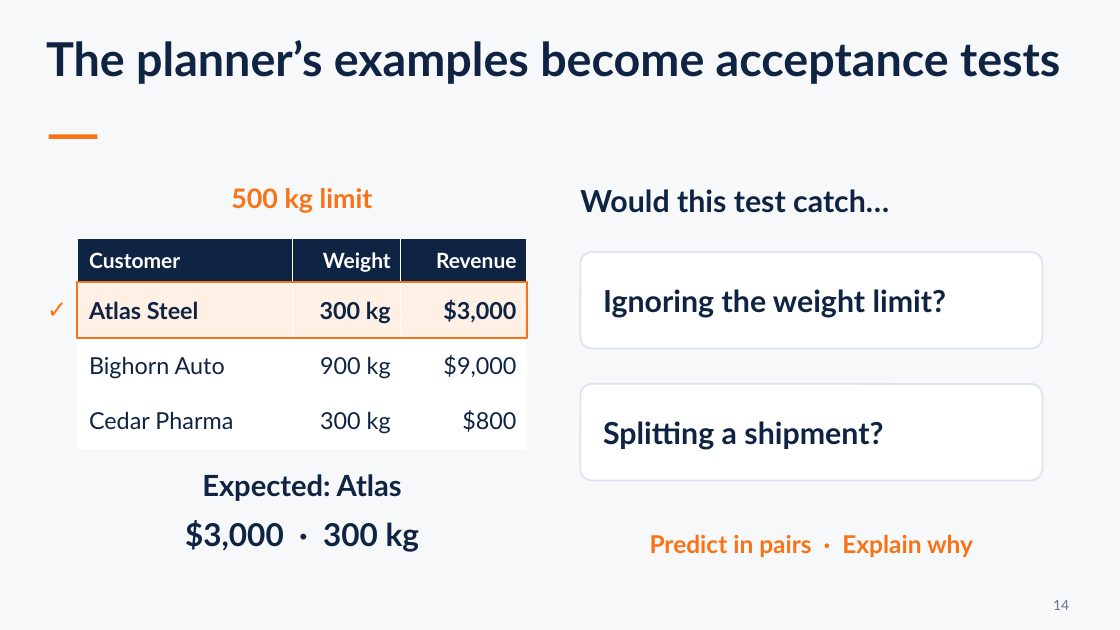
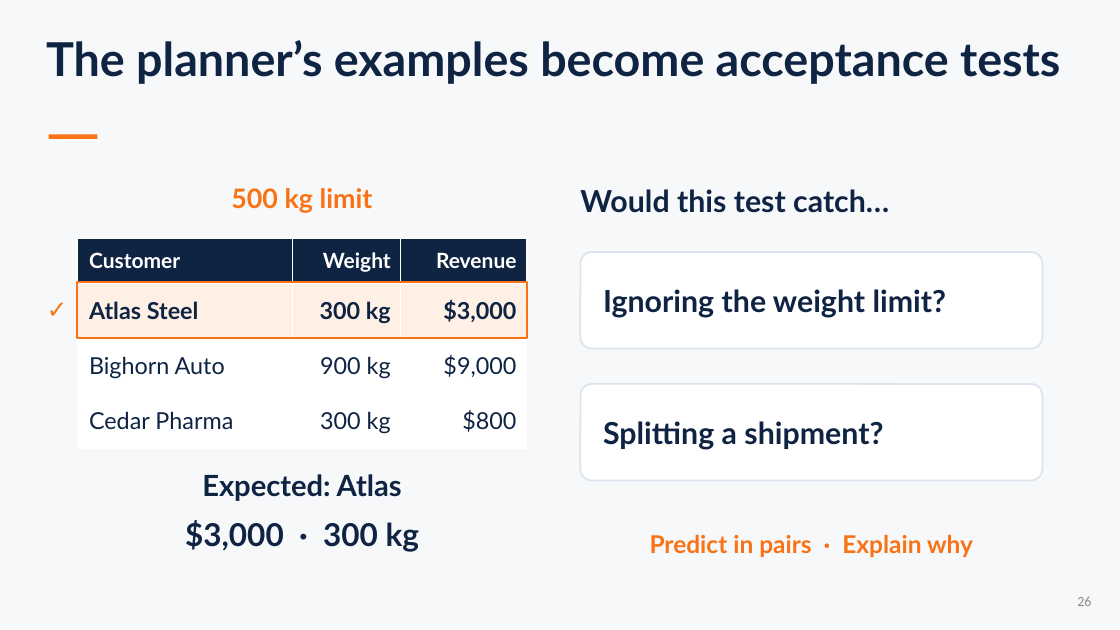
Before and after one commit to sefop/sefop-sctc-2026, a slide deck: slide 26 of SCTC-2026-Airlines-Optimization-Workshop.pptx (slide 21 before the commit). Drawn at 1120x630 pixels with LibreOffice and Linux fonts; fonts in the diff are those of the drawing. Boxes give left, top, right and bottom in pixels: in the first picture for what was removed or moved away, otherwise in the second. Text is boxed around its words. In the diff, an @@ line names an element or a change of style, - is before the commit and + after.

```diff
--- a/SCTC-2026-Airlines-Optimization-Workshop.pptx
+++ b/SCTC-2026-Airlines-Optimization-Workshop.pptx
@@ page number added at (1077,597,1091,606), 12 pt, text #8C8C8C @@
+26
@@ text removed at (1053,600,1069,610) @@
-14
```
Also in this commit, not shown: 22 other slides changed, 7 slides added, 2 slides removed, 7 other files.
